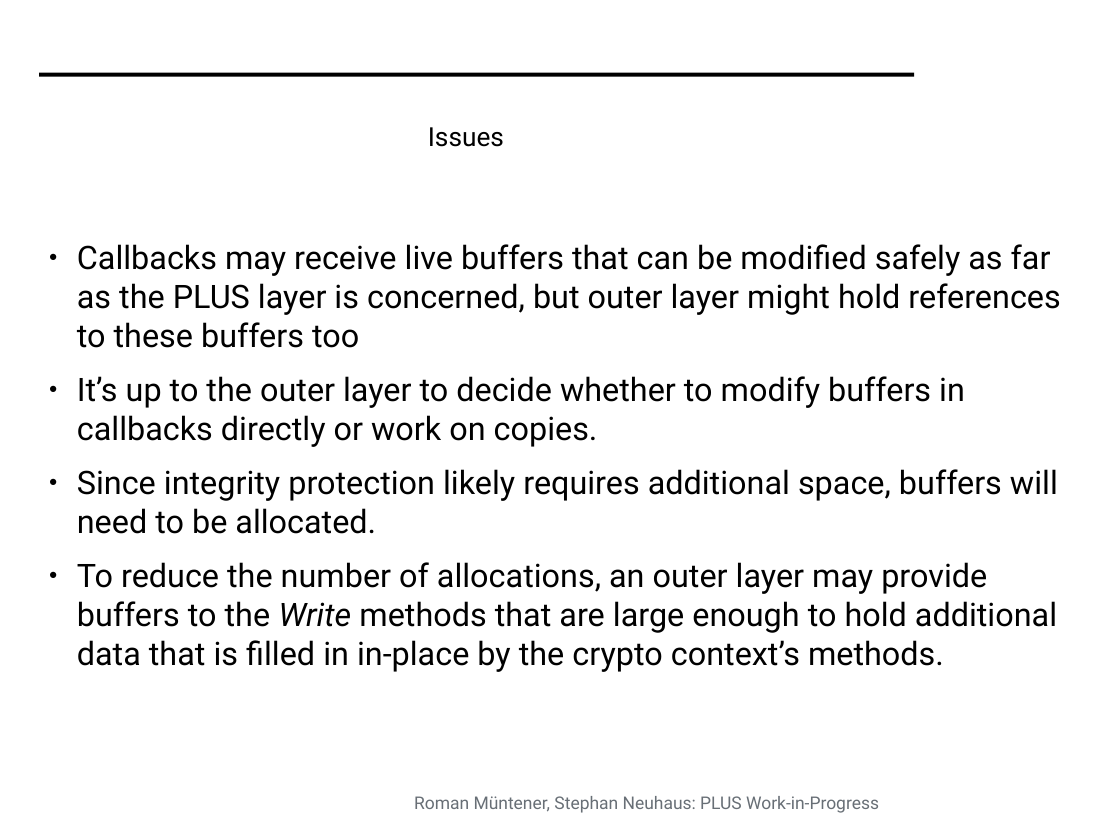
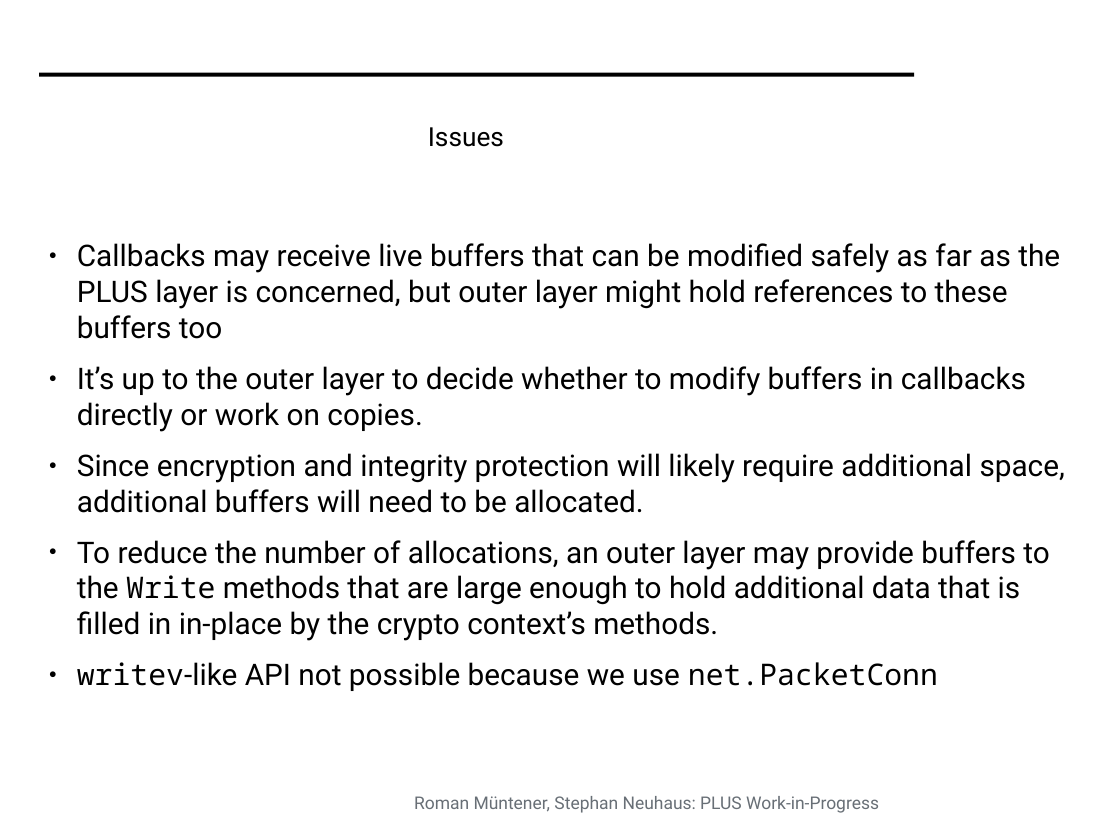
Before and after one commit to mami-project/roadshows, a slide deck: slide 13 of mami-oslo/PLUS_WIP.odp. Drawn at 1120x840 pixels with LibreOffice and Linux fonts; fonts in the diff are those of the drawing; background and template pictures are left out. Boxes give left, top, right and bottom in pixels: in the first picture for what was removed or moved away, otherwise in the second. Text is boxed around its words. In the diff, an @@ line names an element or a change of style, - is before the commit and + after.

```diff
--- a/mami-oslo/PLUS_WIP.odp
+++ b/mami-oslo/PLUS_WIP.odp
@@ text at [77, 243, 1060, 641]: size 29.6 to 27.2 pt in "Callbacks may receive live buffers that can ...", "It’s up to the outer layer to ...", "To reduce the number of allocations, an ..."; font Roboto to Noto Sans Mono, italic off in "Write" @@
@@ text at [77, 453, 1065, 513]: text changed; size 29.6 to 27.2 pt @@
-● Since integrity protection likely requires additional space, buffers will need to be allocated.
+● Since encryption and integrity protection will likely require additional space, additional buffers will need to be allocated.
@@ text at [77, 662, 938, 691]: paragraph added @@
+● writev-like API not possible because we use net.PacketConn
```
Also in this commit, not shown: 9 other slides changed.
